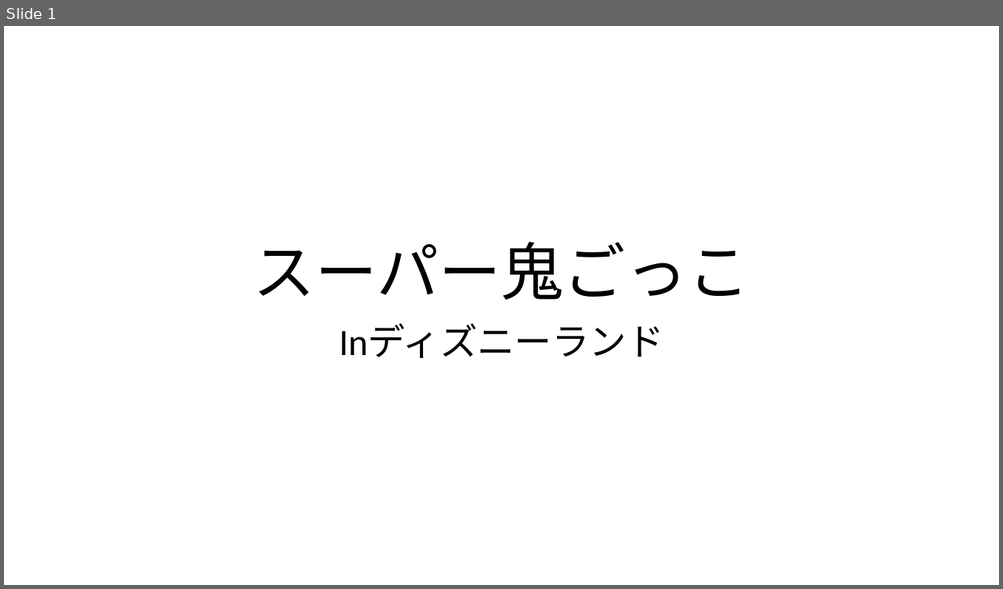
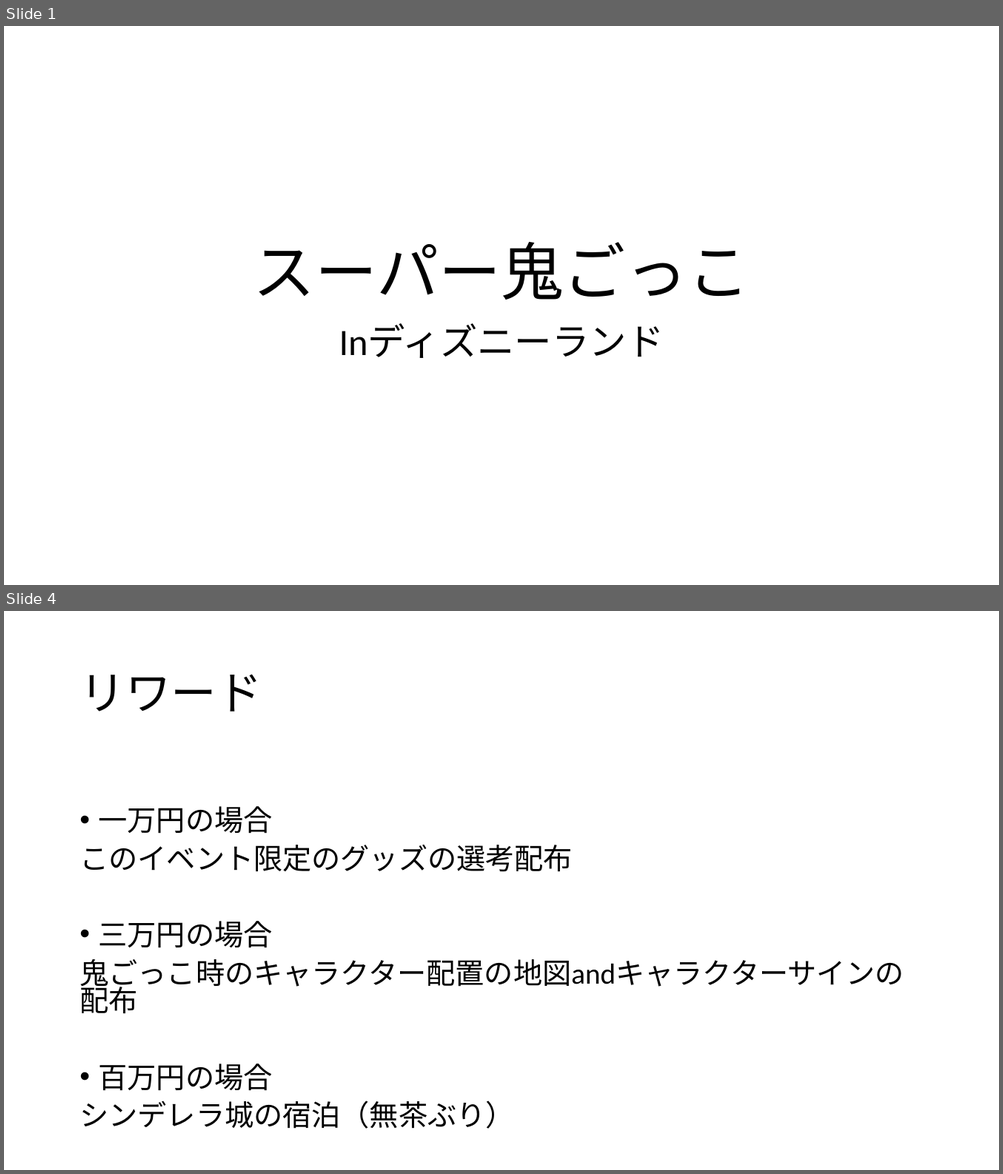
Before and after one commit to tamauniv-2015-it2/it2-class02-tanaka, a slide deck: final-nakajibrothers/nakajibrothers.pptx. Shown one above the other, each under a label of ours: slide 1 before the commit, slides 1 and 4 after it; the slides between them are not shown. The pictures are 1003x589 and 1003x1174 pixels, drawn with LibreOffice and Linux fonts; fonts in the diff are those of the drawing. Boxes give left, top, right and bottom in pixels: in the first picture for what was removed or moved away, otherwise in the second. Text is boxed around its words. In the diff, an @@ line names an element or a change of style, - is before the commit and + after.

```diff
--- a/final-nakajibrothers/nakajibrothers.pptx
+++ b/final-nakajibrothers/nakajibrothers.pptx
@@ slide 4 added at (4, 611, 999, 1170), background #FFFFFF @@
@@ title added at (79, 674, 262, 712), 44 pt, text #000000 @@
+リワード
@@ text added at (79, 806, 903, 1129), 28 pt, text #000000 @@
+• 一万円の場合
+このイベント限定のグッズの選考配布
+• 三万円の場合
+鬼ごっこ時のキャラクター配置の地図andキャラクターサインの配布
+• 百万円の場合
+シンデレラ城の宿泊（無茶ぶり）
```
Also in this commit, not shown: 1 slide changed, 1 other slide added, 1 slide removed.
